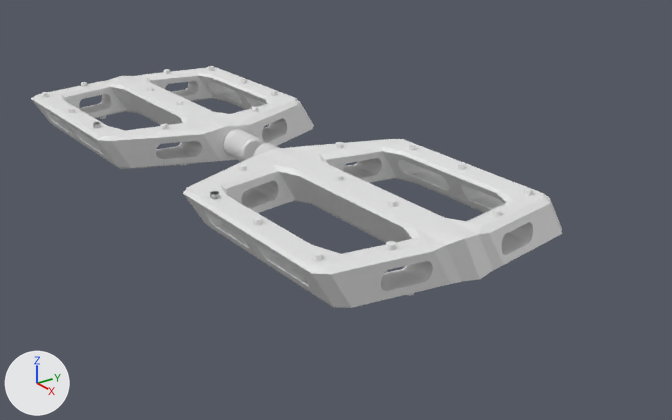
The Blender file Bmx/pedals.blend: old version first, new version second.
Before and after are seen from a 50 mm lens placed at (7.91, -6.43, 4.38), pointed at (-1.32, 0.32, -0.28). Arrows for +X, +Y and +Z are at lower left; the lights stay in place.
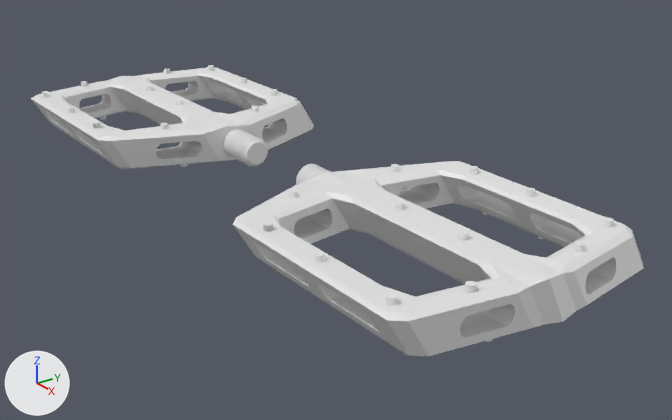
What differs and where, as boxes [x1, y1, x2, y2] in the pictures (672 x 420 px):
```json
{"object": "Left pedal", "change": "moved", "before": [183, 139, 562, 308], "after": [233, 161, 643, 356]}
{"object": "Bolt.001", "change": "moved", "before": [223, 129, 263, 162], "after": [223, 129, 268, 166]}
{"object": "Bolt.002", "change": "added", "after": [296, 164, 331, 184]}
{"object": "Cylinder.018", "change": "moved", "before": [253, 217, 263, 225], "after": [386, 293, 397, 306]}
{"object": "Cylinder.017", "change": "moved", "before": [312, 251, 323, 261], "after": [574, 241, 585, 252]}
{"object": "Cylinder.015", "change": "moved", "before": [336, 142, 343, 148], "after": [465, 281, 476, 293]}
{"object": "Bolt", "change": "deleted", "before": [253, 143, 279, 157]}
{"object": "Cylinder.014", "change": "moved", "before": [386, 241, 396, 250], "after": [289, 190, 298, 198]}
{"object": "Cylinder.022", "change": "moved", "before": [409, 144, 417, 150], "after": [603, 218, 614, 228]}
{"object": "Cylinder.016", "change": "moved", "before": [492, 208, 502, 216], "after": [391, 164, 399, 172]}
{"object": "Cylinder.024", "change": "moved", "before": [388, 199, 397, 207], "after": [395, 201, 404, 210]}
{"object": "Cylinder.023", "change": "moved", "before": [334, 174, 343, 181], "after": [470, 166, 478, 174]}
{"object": "Cylinder.020", "change": "moved", "before": [458, 162, 466, 170], "after": [263, 222, 273, 232]}
{"object": "Cylinder.019", "change": "moved", "after": [314, 251, 325, 262], "on screen": "not visible before"}
{"object": "Cylinder.021", "change": "moved", "before": [524, 188, 533, 196], "after": [526, 188, 536, 197]}
{"object": "Cylinder", "change": "moved", "after": [459, 231, 469, 240], "on screen": "not visible before"}
{"object": "Cylinder.008", "change": "moved, rescaled", "before": [210, 191, 219, 199], "on screen": "not visible afterwards"}
{"object": "Cylinder.013", "change": "moved", "before": [238, 164, 246, 171], "on screen": "not visible afterwards"}
{"object": "Cylinder.009", "change": "moved", "after": [263, 225, 273, 232], "on screen": "not visible before"}
{"object": "Cylinder.012", "change": "moved", "after": [485, 339, 493, 342], "on screen": "not visible before"}
```

The change, as JSON lines over the scene's bpy script:
```json
{"op": "add", "block": "me_bolt_002", "code": ["me_bolt_002 = bpy.data.meshes.new('Bolt.002')", "me_bolt_002.from_pydata(...)  # 1868 vertices, 1905 faces; spans x -1.5..1.5, y -1.5..1.5, z 0.0..5.33"]}
{"op": "set", "path": "ob_left_pedal.location", "old": "(0.0, -0.13, 0.27)", "new": "(1.13, -0.13, 0.27)"}
{"op": "set", "path": "ob_cylinder_008.location", "old": "(-0.828, -1.736, 0.536)", "new": "(1.188, -1.473, -0.0118)"}
{"op": "set", "path": "ob_cylinder_008.scale", "old": "(0.0505, 0.0505, 0.0505)", "new": "(0.0505, 0.0505, 0.0527)"}
{"op": "set", "path": "ob_cylinder_013.location", "old": "(-1.448, -1.006, 0.536)", "new": "(-1.448, -0.743, -0.0118)"}
{"op": "set", "path": "ob_cylinder_014.location", "old": "(1.418, -1.006, 0.536)", "new": "(-1.448, -1.006, 0.547)"}
{"op": "set", "path": "ob_cylinder_015.location", "old": "(-1.448, 0.474, 0.536)", "new": "(1.418, -1.006, 0.547)"}
{"op": "set", "path": "ob_cylinder_017.location", "old": "(1.188, -1.736, 0.536)", "new": "(1.418, 0.474, 0.547)"}
{"op": "set", "path": "ob_cylinder_018.location", "old": "(0.0944, -1.736, 0.536)", "new": "(1.188, -1.736, 0.547)"}
{"op": "remove", "block": "ob_bolt", "code": ["ob_bolt = bpy.data.objects.new('Bolt', me_bolt)", "ob_bolt.parent = ob_left_pedal", "ob_bolt.matrix_parent_inverse = Matrix(((0.552, 0.0, 0.0, 0.0), (0.0, 3.075, 0.0, 0.398), (0.0, 0.0, 3.075, -0.823), (0.0, 0.0, 0.0, 1.0)))", "ob_bolt.location = (-2.375, -0.129, 0.268)", "ob_bolt.rotation_euler = (0.0, 1.571, 0.0)  # degrees (0, 90, 0)", "ob_bolt.scale = (0.135, 0.135, 0.135)"]}
{"op": "set", "path": "ob_bolt_001.location", "old": "(-2.375, -0.129, 0.268)", "new": "(-2.467, -0.129, 0.268)"}
{"op": "add", "block": "ob_bolt_002", "code": ["ob_bolt_002 = bpy.data.objects.new('Bolt.002', me_bolt_002)", "ob_bolt_002.parent = ob_left_pedal", "ob_bolt_002.matrix_parent_inverse = Matrix(((0.552, 0.0, 0.0, 0.0), (0.0, 3.075, 0.0, 0.398), (0.0, 0.0, 3.075, -0.823), (0.0, 0.0, 0.0, 1.0)))", "ob_bolt_002.location = (-2.467, -0.129, 0.268)", "ob_bolt_002.rotation_euler = (0.0, 1.571, 0.0)  # degrees (0, 90, 0)", "ob_bolt_002.scale = (0.135, 0.135, 0.135)"]}
```
